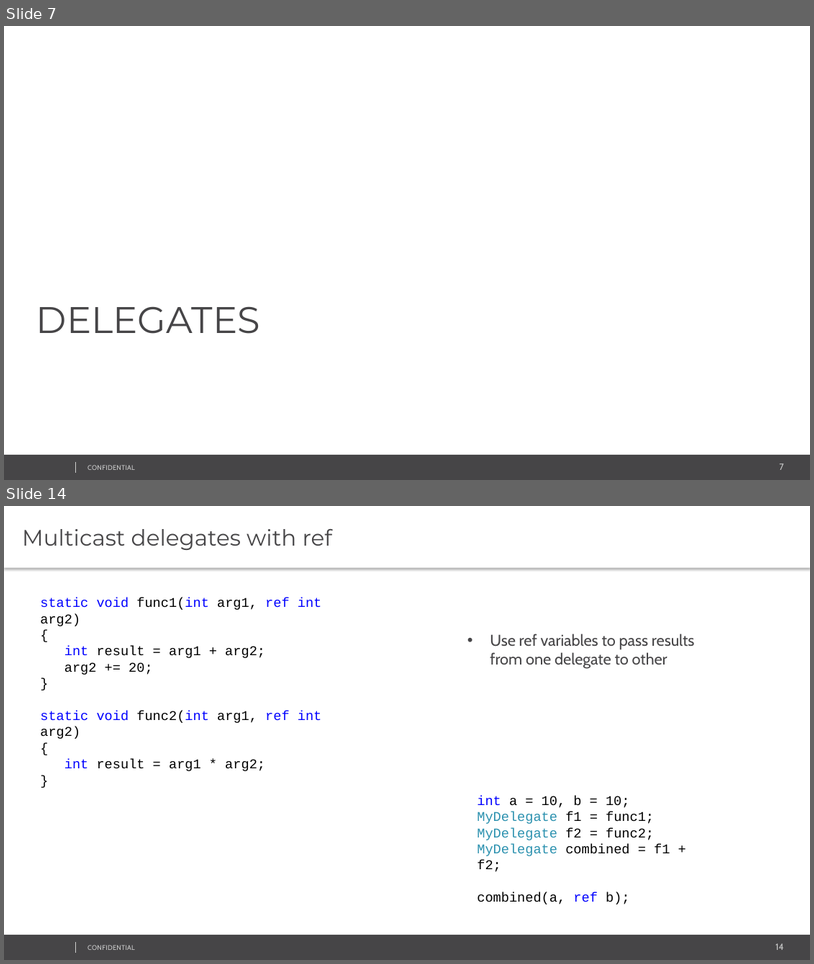
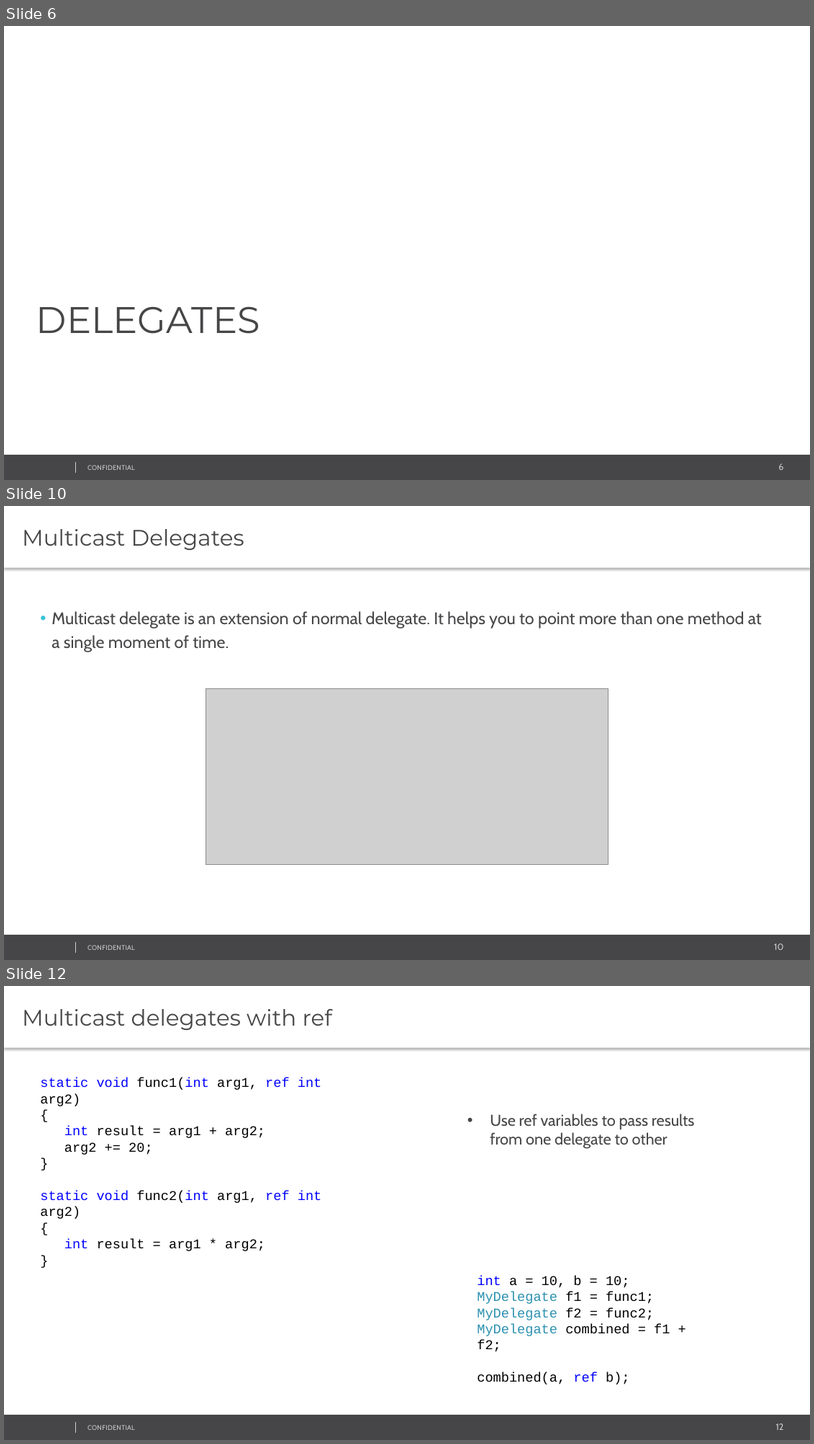
Before and after one commit to sampath42/Delegate_Events, a slide deck: M7/07 Delegates and Events.pptx. Shown one above the other, each under a label of ours: slides 7 and 14 before the commit, slides 6, 10 and 12 after it; the slides between them are not shown. The pictures are 814x964 and 814x1444 pixels, drawn with LibreOffice and Linux fonts; fonts in the diff are those of the drawing; grey boxes stand for pictures; background and template pictures are left out. Boxes give left, top, right and bottom in pixels: in the first picture for what was removed or moved away, otherwise in the second. Text is boxed around its words. In the diff, an @@ line names an element or a change of style, - is before the commit and + after.

```diff
--- a/M7/07 Delegates and Events.pptx
+++ b/M7/07 Delegates and Events.pptx
@@ slide 10 added at (4,506,810,960), background #FFFFFF; not listed: 4 template elements that a slide beside it also shows @@
@@ text added at (4,506,810,568), fill #FFFFFF, 26.7 pt, text #464547 @@
+Multicast Delegates
@@ text added at (52,611,762,652), 20 pt, text #464547 @@
+• Multicast delegate is an extension of normal delegate. It helps you to point more than one method at a single moment of time.
@@ picture added at (206,689,608,865) @@
@@ what was slide 7 is now slide 6 @@
@@ page number at (779,463,784,470): text changed @@
-7
+6
@@ what was slide 14 is now slide 12 @@
@@ page number at (777,1423,784,1430): text changed @@
-14
+12
```
Also in this commit, not shown: 6 slides changed, 3 other slides added, 8 slides removed, 17 other files.
